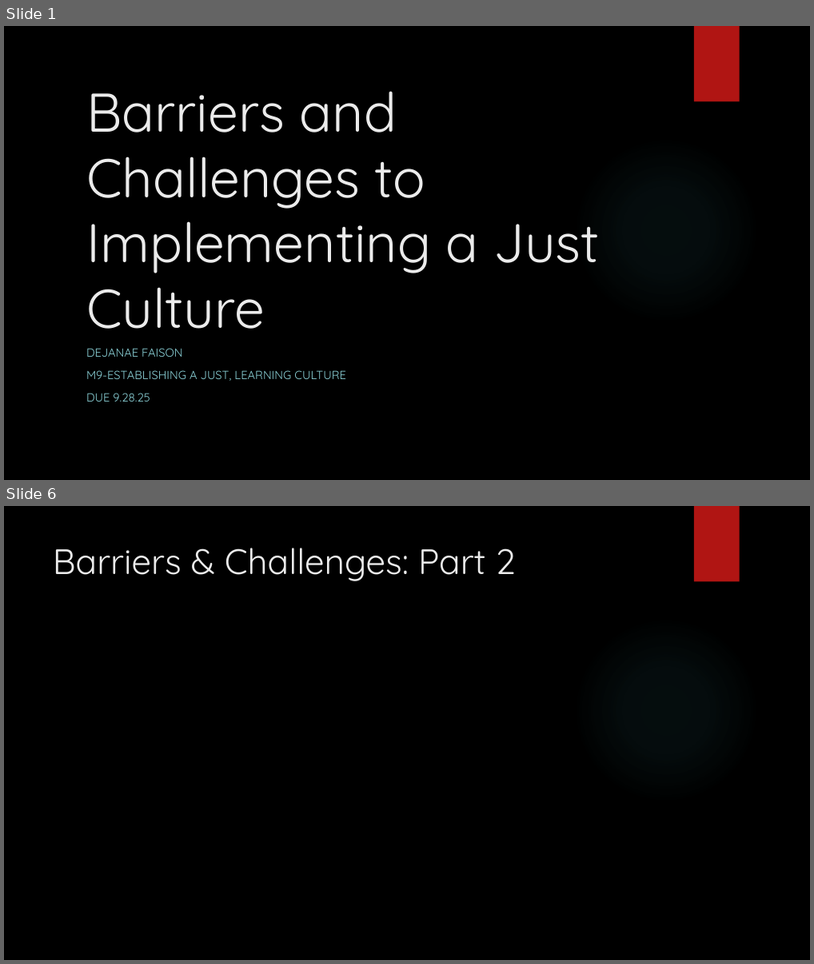
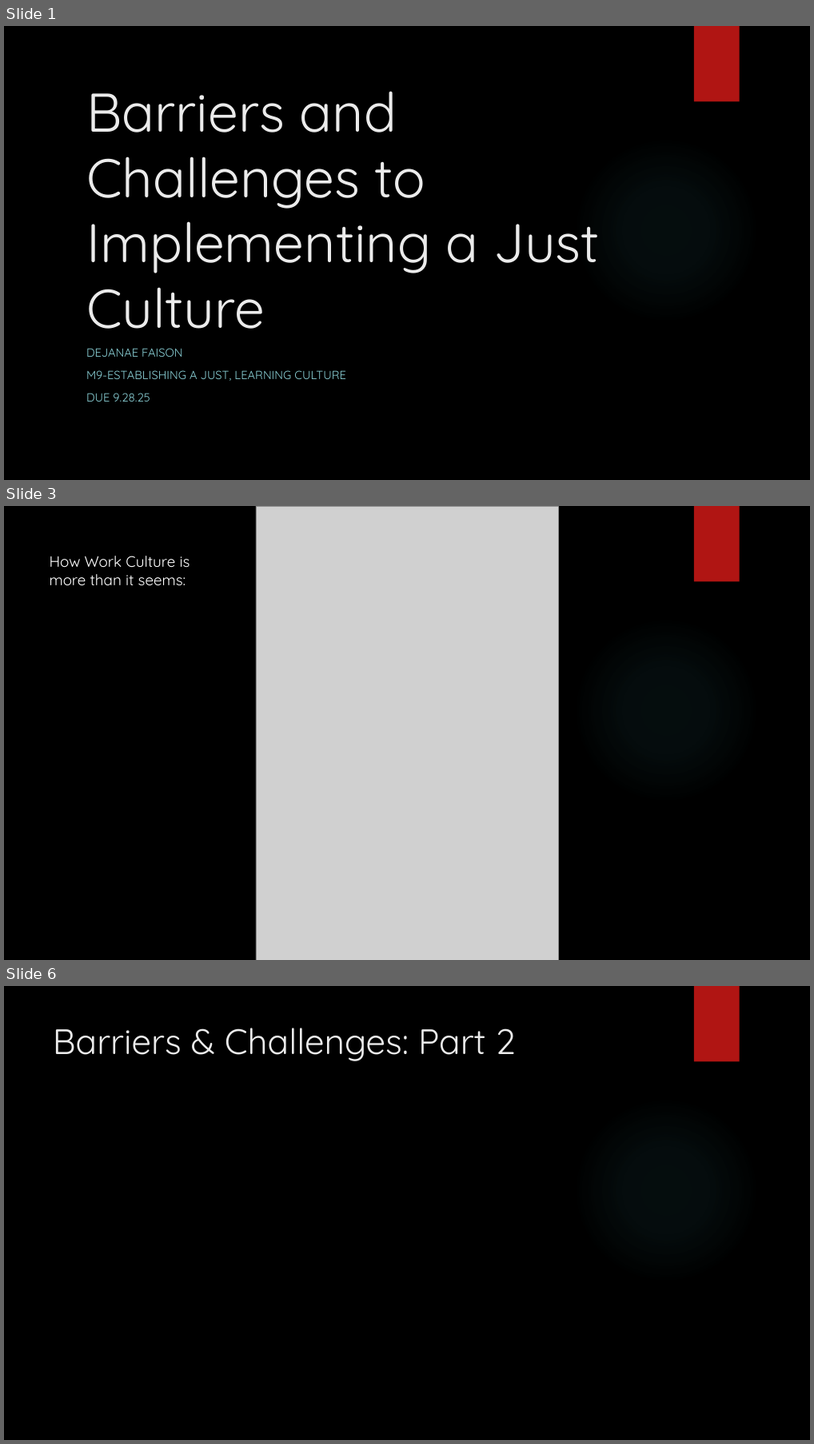
Before and after one commit to D-Faison/csd-380, a slide deck: module-9/Faison_M9_EstablishLearningCulture.pptx. Shown one above the other, each under a label of ours: slides 1 and 6 before the commit, slides 1, 3 and 6 after it; the slides between them are not shown. The pictures are 814x964 and 814x1444 pixels, drawn with LibreOffice and Linux fonts; fonts in the diff are those of the drawing; grey boxes stand for pictures; background and template pictures are left out. Boxes give left, top, right and bottom in pixels: in the first picture for what was removed or moved away, otherwise in the second. Text is boxed around its words. In the diff, an @@ line names an element or a change of style, - is before the commit and + after.

```diff
--- a/module-9/Faison_M9_EstablishLearningCulture.pptx
+++ b/module-9/Faison_M9_EstablishLearningCulture.pptx
@@ slide 3 added at bbox=[4, 506, 810, 960], background picture (left out); not listed: 2 template elements that a slide beside it also shows @@
@@ picture added at bbox=[256, 506, 558, 960] @@
@@ text added at bbox=[50, 556, 190, 585], 18 pt, text #FFFFFF @@
+How Work Culture is more than it seems:
```
Also in this commit, not shown: 3 slides changed, 2 other slides added, 1 slide removed.
